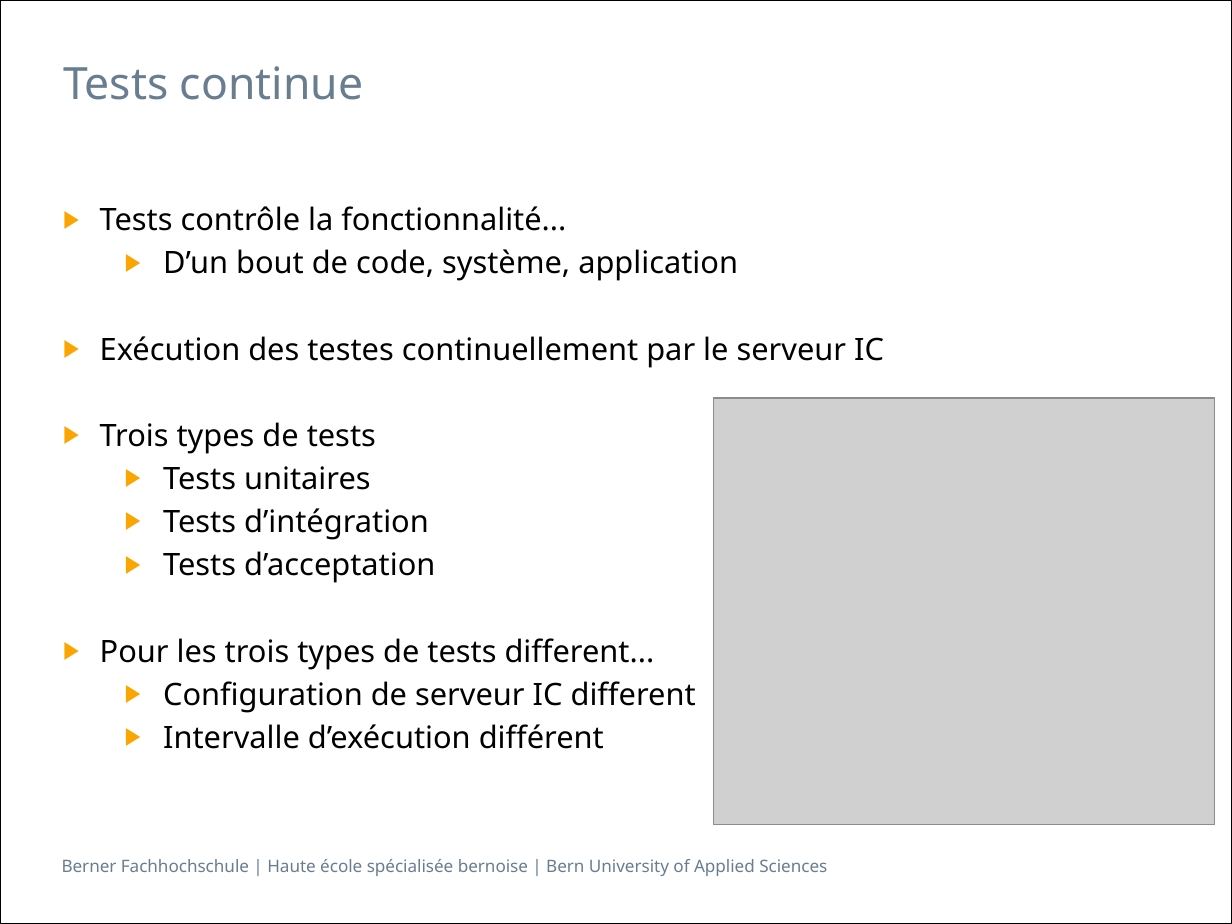
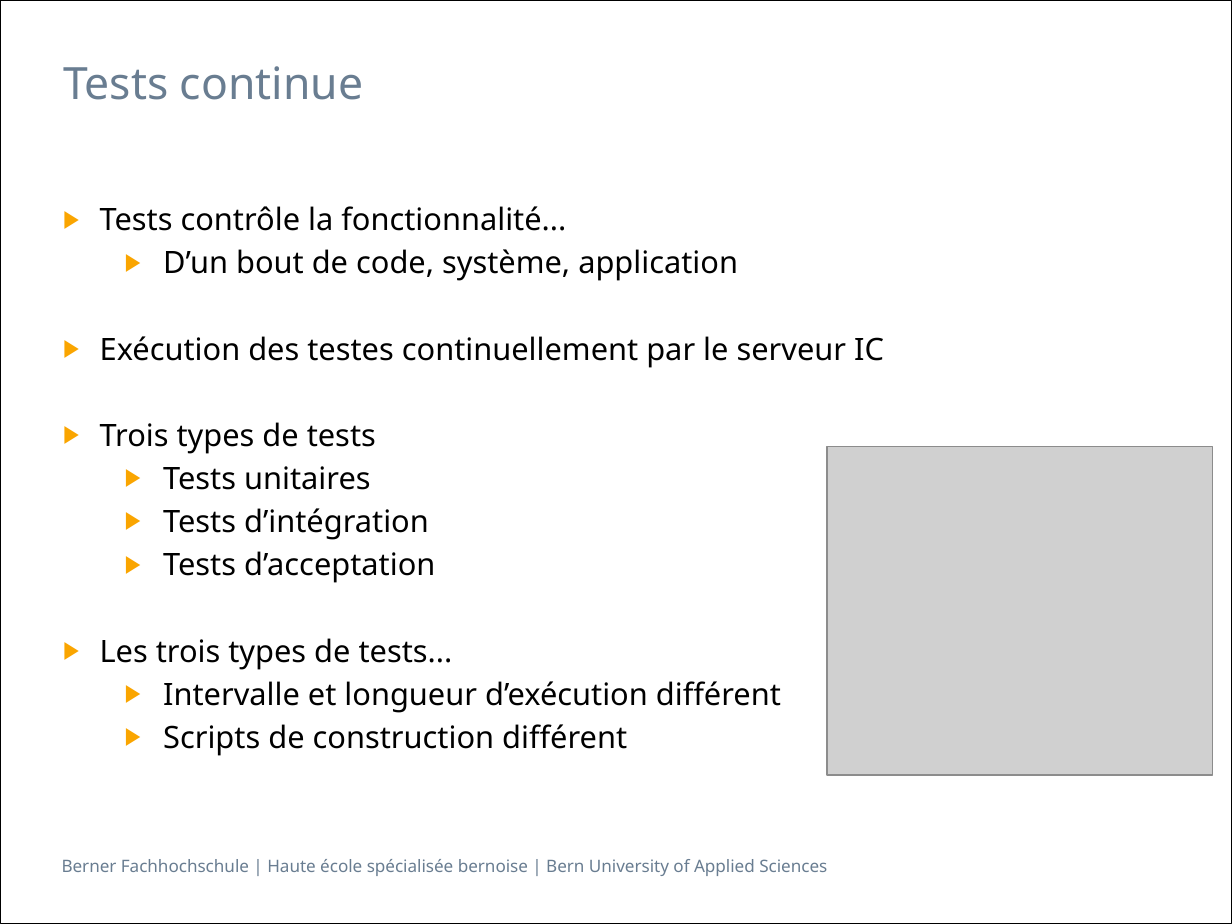
Before and after one commit to h3ll5ur7er/InfoSeminar, a slide deck: slide 9 of continuousIntegration/Infseminar_IntegrationContinue_aescd5.pptx. Drawn at 1232x924 pixels with LibreOffice and Linux fonts; fonts in the diff are those of the drawing; grey boxes stand for pictures. Boxes give left, top, right and bottom in pixels: in the first picture for what was removed or moved away, otherwise in the second. Text is boxed around its words. In the diff, an @@ line names an element or a change of style, - is before the commit and + after.

```diff
--- a/continuousIntegration/Infseminar_IntegrationContinue_aescd5.pptx
+++ b/continuousIntegration/Infseminar_IntegrationContinue_aescd5.pptx
@@ picture: place and size @@
-picture at <box>713,398,1215,824</box>
+picture at <box>827,447,1212,775</box>
@@ text at <box>100,638,781,756</box>: text changed @@
-▶ Pour les trois types de tests different...
-  ▶ Configuration de serveur IC different
-  ▶ Intervalle d’exécution différent
+▶ Les trois types de tests...
+  ▶ Intervalle et longueur d’exécution différent
+  ▶ Scripts de construction différent
```
Also in this commit, not shown: 11 other slides changed, 1 other file.
